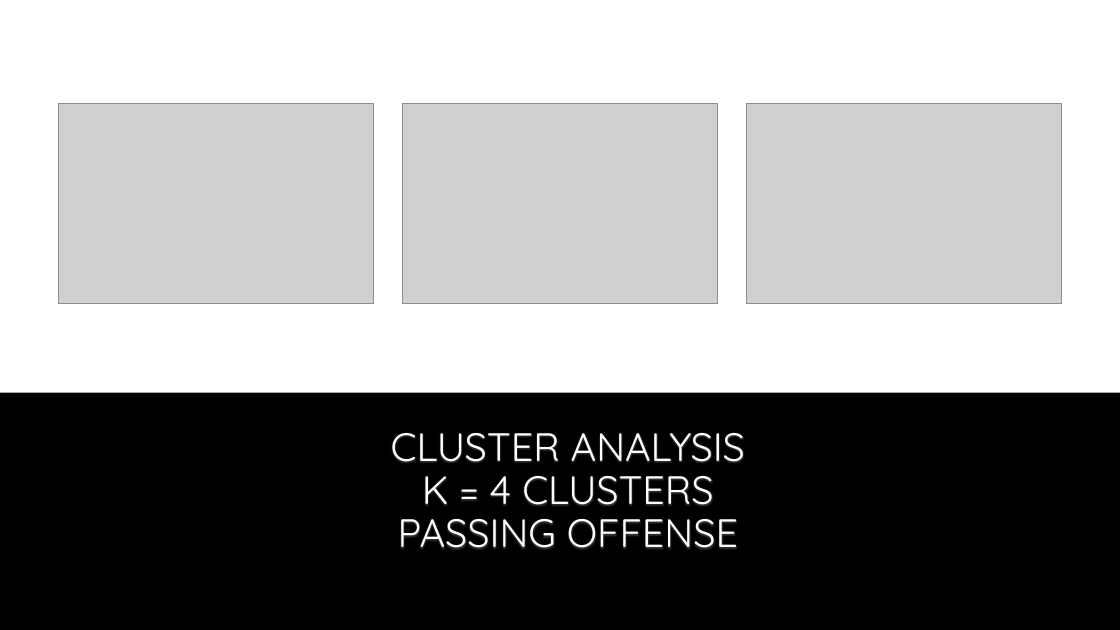
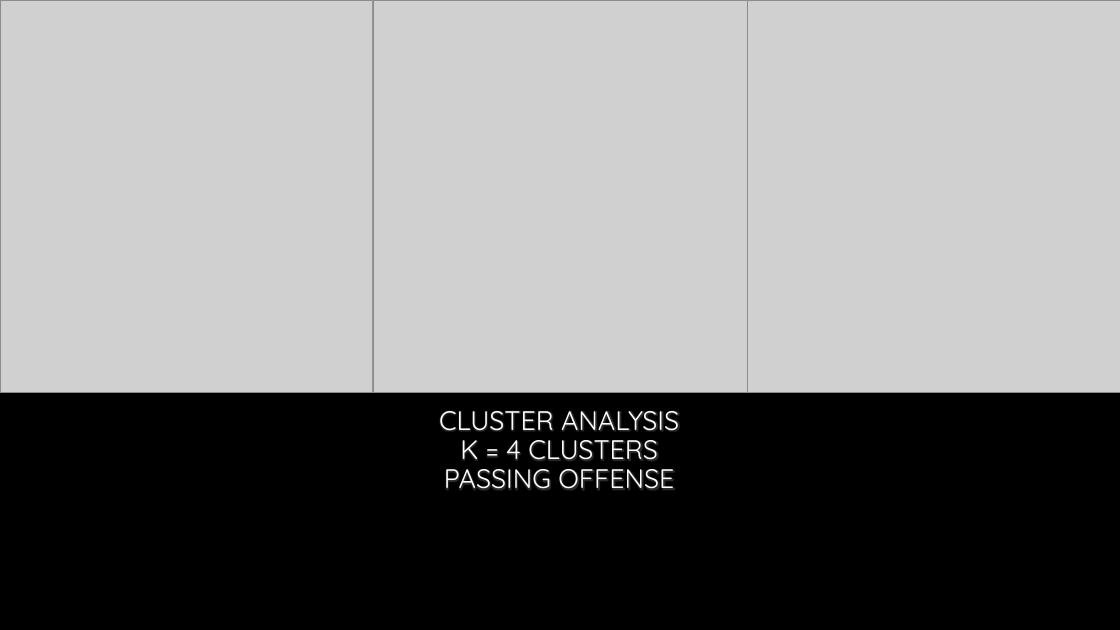
Before and after one commit to darkhark/2019JAX_PlayByPlay, a slide deck: slide 11 of Presentation.pptx. Drawn at 1120x630 pixels with LibreOffice and Linux fonts; fonts in the diff are those of the drawing; grey boxes stand for pictures; background and template pictures are left out. Boxes give left, top, right and bottom in pixels: in the first picture for what was removed or moved away, otherwise in the second. Text is boxed around its words. In the diff, an @@ line names an element or a change of style, - is before the commit and + after.

Commit message:
Finished powerpoint

```diff
--- a/Presentation.pptx
+++ b/Presentation.pptx
@@ picture: place and size @@
-picture at (59, 103, 373, 304)
+picture at (0, 0, 373, 392)
@@ rectangle removed at (0, 0, 1120, 392) @@
@@ picture: place and size @@
-picture at (403, 103, 718, 303)
+picture at (373, 0, 747, 392)
@@ picture: place and size @@
-picture at (747, 103, 1061, 303)
+picture at (747, 0, 1120, 392)
@@ title "CLUSTER ANALYSIS K = 4 ...": place and size @@
-title "CLUSTER ANALYSIS K = 4 ..." at (391, 433, 745, 549)
+title "CLUSTER ANALYSIS K = 4 ..." at (439, 411, 679, 490)
@@ title "CLUSTER ANALYSIS K = 4 ..." at (439, 411, 679, 490): size 34 to 23 pt @@
```
Also in this commit, not shown: 5 other slides changed, 5 slides added, 1 other file.
